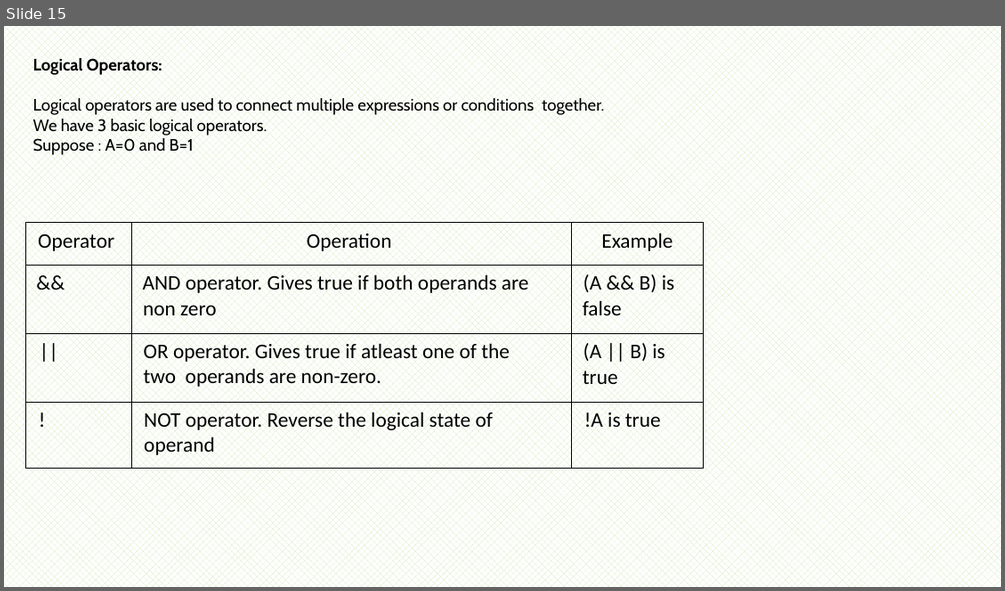
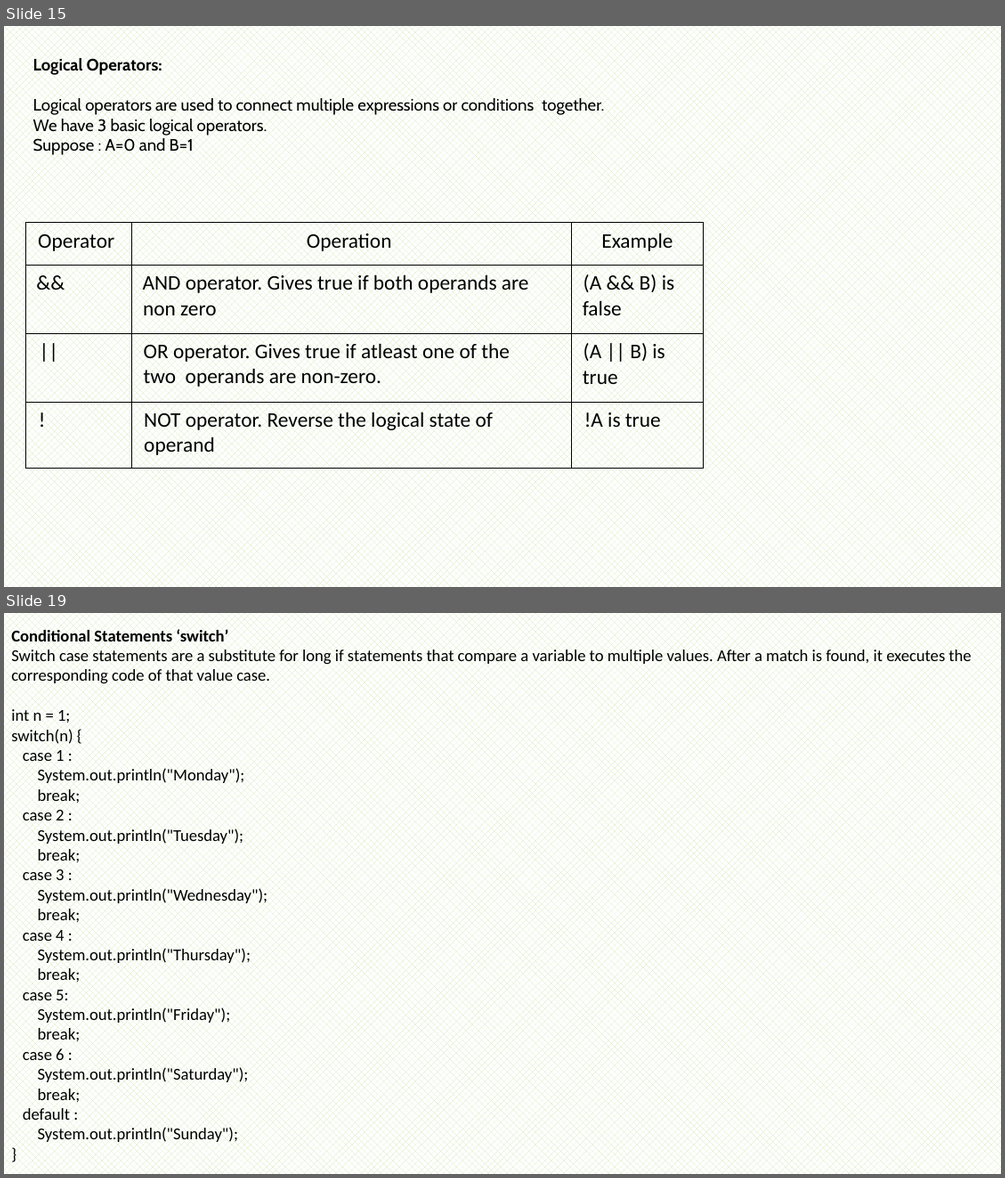
Before and after one commit to Syed00711/java_files, a slide deck: Java_basic_microcare.pptx. Shown one above the other, each under a label of ours: slide 15 before the commit, slides 15 and 19 after it; the slides between them are not shown. The pictures are 1005x591 and 1005x1178 pixels, drawn with LibreOffice and Linux fonts; fonts in the diff are those of the drawing. Boxes give left, top, right and bottom in pixels: in the first picture for what was removed or moved away, otherwise in the second. Text is boxed around its words. In the diff, an @@ line names an element or a change of style, - is before the commit and + after.

```diff
--- a/Java_basic_microcare.pptx
+++ b/Java_basic_microcare.pptx
@@ slide 19 added at (4,613,1001,1174), background pattern #D1E6B5 on #FFFFFF @@
@@ text added at (11,629,971,1142), 16 pt, text #000000 @@
+Conditional Statements ‘switch’
+Switch case statements are a substitute for long if statements that compare a variable to multiple values. After a match is found, it executes the
+corresponding code of that value case.
+int n = 1;
+switch(n) {
+case 1 :
+System.out.println("Monday");
+break;
+case 2 :
+System.out.println("Tuesday");
+break;
+case 3 :
+System.out.println("Wednesday");
+break;
+case 4 :
+System.out.println("Thursday");
+break;
+case 5:
+System.out.println("Friday");
+break;
+case 6 :
+System.out.println("Saturday");
+break;
+default :
+System.out.println("Sunday");
+}
```
Also in this commit, not shown: 9 other slides added.
